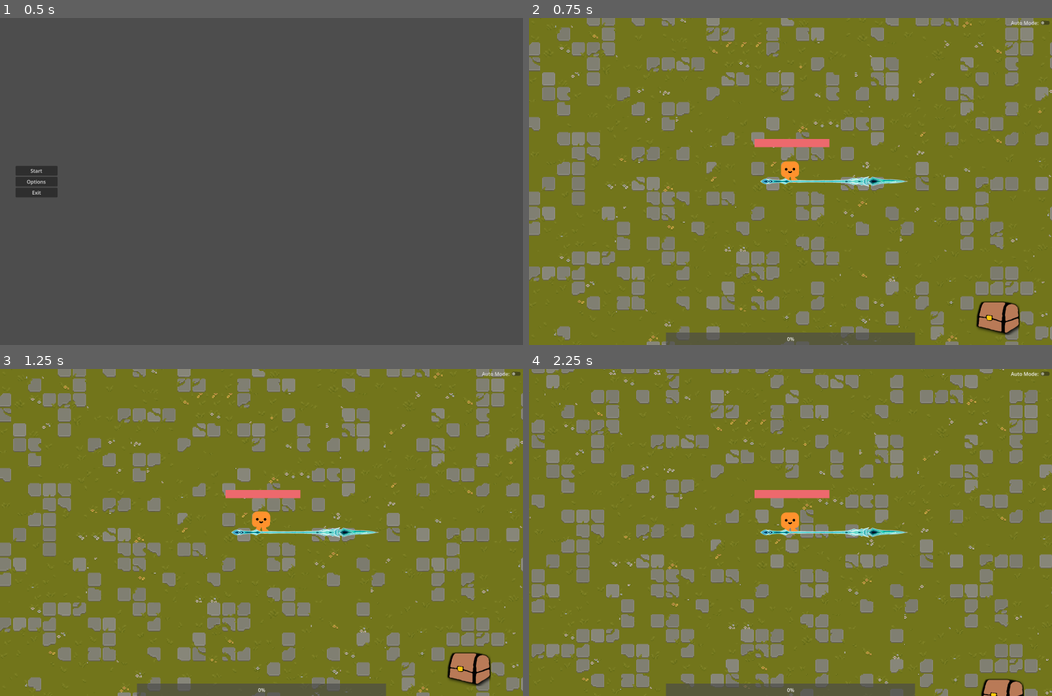
Above: before the commit, frames 1-4 (two rows, left to right).
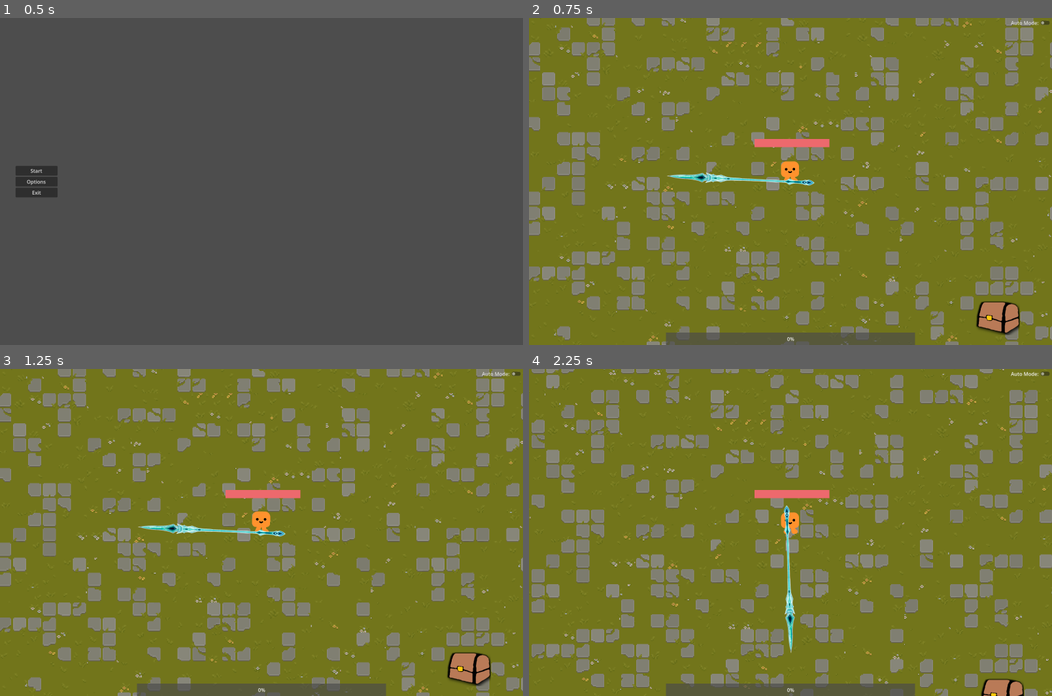
Above: after the commit, the same moments.

Repository: Kuui22/Godot_test
Game: Godot game, scene res://menus/mainmenu.tscn
Two runs of this game, one before a commit and one after it. Both use one fixed random seed, a clock stepped at 60 frames per second and the inputs below.
Inputs (mouse positions are in pixels of both pictures, inside the frame that each line leads up to):
- Up to frame 1 (0.5 s): no input
- Up to frame 2 (0.75 s): click "Start" at 0.5 s
- Up to frame 3 (1.25 s): no input
- Up to frame 4 (2.25 s): click "Auto Mode:" at 1.25 s; tap Enter at 2 s; drag from (790, 689) to (790, 532) at 2.02 s

Frame 1 is identical in both runs. In frame 2, 0.7% of the frame differs, in the area x 26-73%, y 47-52%; in frame 3, 0.7%; in frame 4, 0.8%, in the area x 44-73%, y 41-87%.

Commit message:
manual mode spear
now it needs to do a correct animation in all directions not only right lol

Diff:
--- a/2d-project-start/player.gd
+++ b/2d-project-start/player.gd
@@ -117,6 +117,7 @@
 		toggle_inventory.emit()
 	if Input.is_action_just_pressed("interact"):
 		interact()
+		currentweapon.attack(true)
 
 
 #functions for wandering ai
--- a/2d-project-start/player/player_manager.gd
+++ b/2d-project-start/player/player_manager.gd
@@ -92,6 +92,7 @@
 
 func toggle_auto():
 	player.automode = not player.automode
+	player.currentweapon.toggle_mode()
 	if(player.automode):
 		player.update_target_position()
 
--- a/2d-project-start/weapons/spear.gd
+++ b/2d-project-start/weapons/spear.gd
@@ -12,48 +12,65 @@
 var thrust_distance: float = 100  # Distance to thrust
 var thrust_time: float = 0.2  # Time to complete the thrust
 var enemies_hit: Dictionary = {}
+var manual_mode: bool = true
+
+
 
 func _physics_process(delta):
-	enemies_in_range = get_overlapping_bodies()
-	if enemies_in_range.size() > 0:
-		var target_enemy = enemies_in_range.front()
-		look_at(target_enemy.global_position)
+	if manual_mode:
+		look_at(get_global_mouse_position())
 	else:
-		reset_position(delta)
+		enemies_in_range = get_overlapping_bodies()
+		if enemies_in_range.size() > 0:
+			var target_enemy = enemies_in_range.front()
+			look_at(target_enemy.global_position)
+		else:
+			reset_position(delta)
+
+func toggle_mode():
+	manual_mode = !manual_mode
+	if manual_mode:
+		timer.stop()  # Stop auto-attacks when in manual mode
+	else:
+		timer.start()  # Resume auto-attacks when switching back to auto mode
+
+
 
 func reset_position(delta):
 	if abs(rotation - static_position) < 0.05:
 		rotation = static_position
 	else:
 		rotation = lerp_angle(rotation, static_position, reset_speed * delta)
-	weapon_pivot.position = lerp(weapon_pivot.position, weapon_initial_position, delta * reset_speed)
+	weapon_pivot.position = weapon_initial_position
 	is_attacking = false
 	weapon_collision.disabled = true
-	enemies_hit.clear()  # Clear the hit enemies for the next attack
+	enemies_hit.clear()
 
 
-func attack():
+func attack(is_manual: bool = false):
 	if is_attacking:
 		return
 	is_attacking = true
 	weapon_collision.disabled = false
-	enemies_hit.clear()  # Clear the hit enemies for this attack
+	enemies_hit.clear()
+
+	var attack_direction = Vector2.RIGHT.rotated(rotation)
+	if is_manual:
+		attack_direction = (get_global_mouse_position() - global_position).normalized()
+		rotation = attack_direction.angle()
+
+	var start_pos = weapon_pivot.position
+	var end_pos = start_pos + attack_direction * thrust_distance
 
 	var tween = create_tween()
-	tween.tween_property(weapon_pivot, "position",
-		weapon_initial_position + Vector2(thrust_distance, 0).rotated(rotation),
-		thrust_time / 2).set_ease(Tween.EASE_OUT)
-	tween.tween_property(weapon_pivot, "position",
-		weapon_initial_position,
-		thrust_time / 2).set_ease(Tween.EASE_IN)
+	tween.tween_property(weapon_pivot, "position", end_pos, thrust_time / 2).set_ease(Tween.EASE_OUT)
+	tween.tween_property(weapon_pivot, "position", start_pos, thrust_time / 2).set_ease(Tween.EASE_IN)
 
 	await tween.finished
 	reset_position(thrust_time)
 
-
 func _on_timer_timeout():
-	# Perform the melee attack
-	if enemies_in_range.size() > 0:
+	if not manual_mode and enemies_in_range.size() > 0:
 		attack()
 
 
